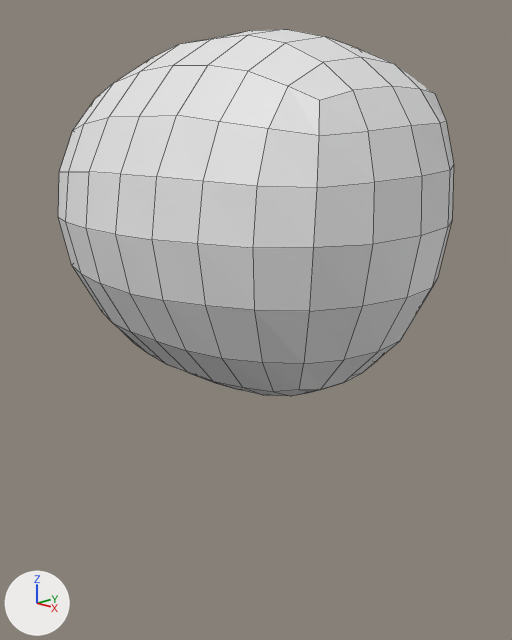
What one commit did to the Blender file Blender/draft.blend.
One viewpoint serves both versions: a 50 mm lens placed at (4.12, -3.58, 3.74), pointed at (0.07, 0.41, 2.24). Lighting does not change. The marker at lower left points along +X, +Y and +Z. Mesh edges are drawn as thin lines.
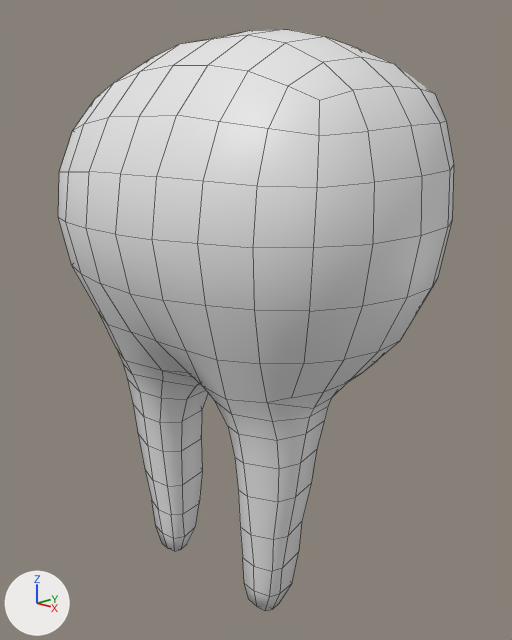
Commit message: lookin like a tooth

The change, as a list of edits to the scene's bpy script:
```text
Change me_cube:
    used by ob_cube; location = (0.0, 0.0, 3.056)
    remove me_cube.from_pydata(...)  # 115 vertices, 104 faces; spans x 0.0..1.62, y -0.87..1.54, z -1.35..1.43
    add me_cube.from_pydata(...)  # 179 vertices, 168 faces; spans x 0.0..1.62, y -0.87..1.54, z -3.06..1.43
    me_cube part 1
    4 faces are deleted
    18 vertices move from x 0.0..1.09, y -0.5..0.57, z -1.35..-0.79 to x 0.0..1.12, y -0.55..0.63, z -1.37..-0.79
    64 vertices are added at x 0.32..1.0, y -0.37..0.43, z -3.06..-1.26
    68 new faces join them
    me_cube part 2: 100 kept faces spanning x 0.0..1.62, y -0.87..1.54, z -1.33..1.43 are now shaded smooth
```

What differs and where, as boxes (x1, y1, x2, y2) in the pictures (512 x 640 px):
'Cube', reshaped (58% taller)
    before: (58, 29, 454, 396)
    after: (58, 29, 454, 611)
part 1 of me_cube, built on
    before: (72, 266, 398, 396)
    after: (72, 266, 398, 611)
part 2 of me_cube, shading changed
    both: (58, 85, 447, 353)
